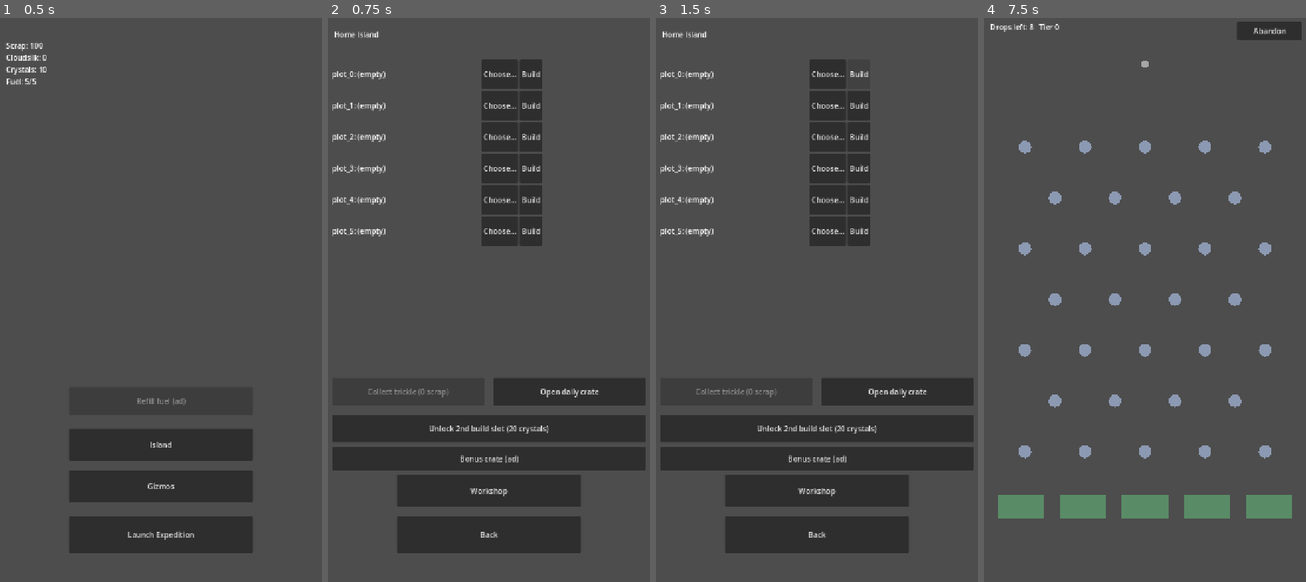
Above: before the commit, frames 1-4 (left to right).
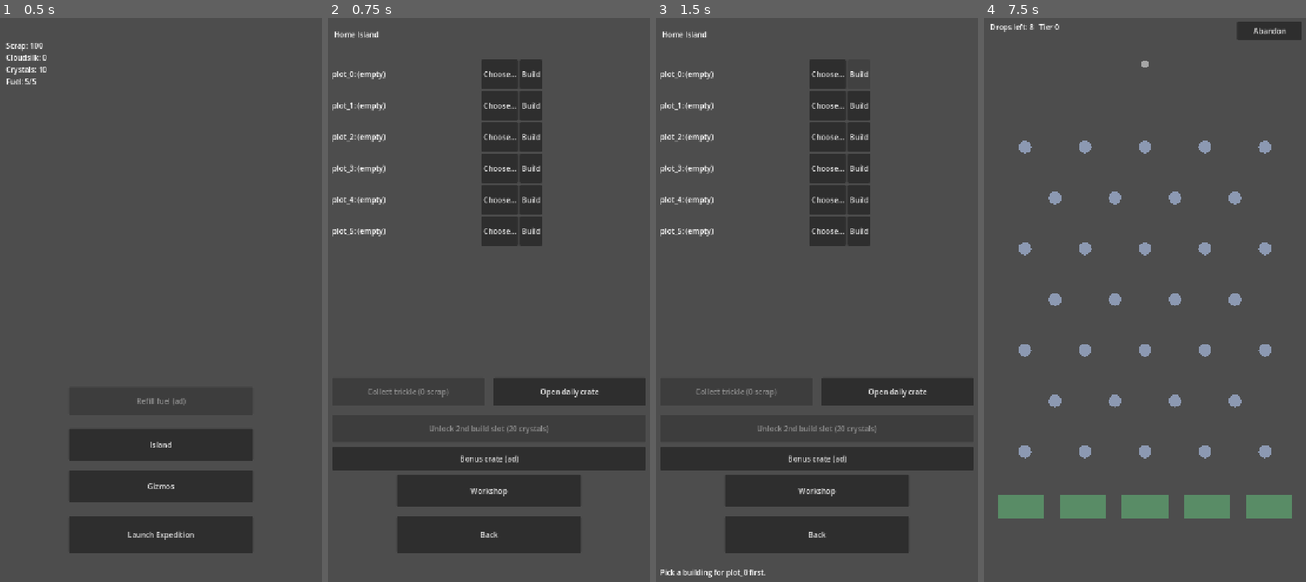
Above: after the commit, the same moments.

Repository: Graydyn/windfall-isle
Game: Godot game, scene res://game/main.tscn
Same seed, same stepped clock (60 frames per second), same inputs: the game is played once before the commit and once after it.
Inputs (mouse positions are in pixels of both pictures, inside the frame that each line leads up to):
- Up to frame 1 (0.5 s): no input
- Up to frame 2 (0.75 s): click "Island" at 0.5 s
- Up to frame 3 (1.5 s): click "Build" at 1.25 s
- Up to frame 4 (7.5 s): click "Build" at 2 s; click "Build" at 2.75 s; click "Build" at 3.5 s; click "Build" at 4.25 s; click "Build" at 5 s; click (1145, 429) at 5.75 s, where only the run before the commit has a clickable "Unlock 2nd build slot (20 cry…"; click "Back" at 6.5 s; click "Launch Expedition" at 7.25 s

Frame 1 is identical in both runs. In frame 2, 0.2% of the frame differs, in the area x 31-69%, y 72-74%; in frame 3, 0.4%, in the area x 1-69%, y 72-100%; in frame 4, nothing differs.

Commit message:
feat: island screen polish with signature-gated refresh and build feedback
Co-Authored-By: Claude Fable 5 <noreply@anthropic.com>

Diff:
--- a/game/base/island_model.gd
+++ b/game/base/island_model.gd
@@ -49,15 +49,23 @@
 	return rows[current]
 
 
-static func can_start_build(island: Dictionary, defs: Dictionary, economy: Node, timers: Node, plot: String, building_id: String, now: int) -> bool:
+static func build_rejection(island: Dictionary, defs: Dictionary, economy: Node, timers: Node, plot: String, building_id: String, now: int) -> String:
+	# "" means buildable; anything else is a short player-facing reason
+	# (Plan 5 polish: a rejected Build tap must say why).
 	if timers.active_timers().has("build_" + plot):
-		return false
+		return "This plot is already under construction."
 	if active_constructions(timers, now) >= int(island.get("build_slots", 1)):
-		return false
+		return "All build slots are busy."
 	var row := _next_level_row(defs, island, plot, building_id)
 	if row.is_empty():
-		return false
-	return economy.can_afford(row.get("cost", {}))
+		return "%s cannot be built here." % building_id
+	if not economy.can_afford(row.get("cost", {})):
+		return "Not enough resources."
+	return ""
+
+
+static func can_start_build(island: Dictionary, defs: Dictionary, economy: Node, timers: Node, plot: String, building_id: String, now: int) -> bool:
+	return build_rejection(island, defs, economy, timers, plot, building_id, now) == ""
 
 
 static func start_build(island: Dictionary, defs: Dictionary, economy: Node, timers: Node, plot: String, building_id: String, now: int) -> bool:
--- a/game/base/island_screen.gd
+++ b/game/base/island_screen.gd
@@ -1,10 +1,17 @@
 extends Control
-## The home island (spec 4.1): plots, timed construction, upgrades. Dumb UI:
-## every rule lives in IslandModel; this screen renders state and forwards
-## taps. T9 adds the retention controls (gardens trickle, daily crate,
-## second build slot) to this same screen.
+## The home island (spec 4.1): plots, timed construction, upgrades, and the
+## retention controls (trickle, crates, build slot, rewarded-ad accelerators).
+## Dumb UI: every rule lives in IslandModel; this screen renders state and
+## forwards taps.
+##
+## Refresh discipline: RefreshTimer ticks call _refresh_tick, which rebuilds
+## the row tree ONLY when the structural signature changes (a timer starting,
+## finishing, or disappearing); otherwise labels update in place so a button
+## mid-tap is never freed under the player's finger.
 
 var _selection: Dictionary = {}
+var _last_signature := ""
+var _plot_labels: Dictionary = {}
 
 @onready var rows: VBoxContainer = $Rows
 
@@ -12,7 +19,7 @@
 func _ready() -> void:
 	$WorkshopButton.pressed.connect(_on_workshop_pressed)
 	$BackButton.pressed.connect(_on_back_pressed)
-	$RefreshTimer.timeout.connect(_rebuild)
+	$RefreshTimer.timeout.connect(_refresh_tick)
 	$GardensButton.pressed.connect(_on_gardens_pressed)
 	$CrateButton.pressed.connect(_on_crate_pressed)
 	$SlotButton.pressed.connect(_on_slot_pressed)
@@ -36,10 +43,40 @@
 	return ids
 
 
+func _signature(now: int) -> String:
+	var parts := PackedStringArray()
+	for plot in _plot_ids():
+		var timer_id := "build_" + plot
+		if TimerService.active_timers().has(timer_id):
+			parts.append("d" if TimerService.is_done(timer_id, now) else "r")
+		else:
+			parts.append("i")
+	return ",".join(parts)
+
+
+func _refresh_tick() -> void:
+	var now := TimeUtil.now()
+	if _signature(now) != _last_signature:
+		_rebuild()
+		return
+	_refresh_labels(now)
+
+
+func _refresh_labels(now: int) -> void:
+	var island: Dictionary = GameState.data["island"]
+	for plot in _plot_labels:
+		var label: Label = _plot_labels[plot]
+		if is_instance_valid(label):
+			label.text = _row_text(String(plot), island, now)
+	_refresh_static_controls(now)
+
+
 func _rebuild() -> void:
 	for child in rows.get_children():
 		child.queue_free()
-	var now := TimeUtil.now()
+	_plot_labels.clear()
+	var now := TimeUtil.now()
+	_last_signature = _signature(now)
 	var island: Dictionary = GameState.data["island"]
 	for plot in _plot_ids():
 		var row := HBoxContainer.new()
@@ -48,6 +85,7 @@
 		label.custom_minimum_size = Vector2(320, 0)
 		label.text = _row_text(plot, island, now)
 		row.add_child(label)
+		_plot_labels[plot] = label
 		var timer_id := "build_" + plot
 		if TimerService.active_timers().has(timer_id):
 			if TimerService.is_done(timer_id, now):
@@ -70,14 +108,20 @@
 			build.pressed.connect(_on_build_pressed.bind(plot))
 			row.add_child(build)
 		rows.add_child(row)
+	_refresh_static_controls(now)
+
+
+func _refresh_static_controls(now: int) -> void:
 	var pending := TrickleModel.pending(GameState.data, DataDefs.buildings, now)
 	$GardensButton.text = "Collect trickle (%d scrap)" % pending
 	$GardensButton.disabled = pending <= 0
 	$CrateButton.disabled = not DailyCrate.can_claim(GameState.data, now)
 	$CrateButton.text = "Open daily crate" if not $CrateButton.disabled else "Crate opened today"
 	var slots_cfg: Dictionary = DataDefs.buildings.get("build_slots", {})
+	var slot_cost := int(slots_cfg.get("second_slot_crystal_cost", 20))
 	$SlotButton.visible = int(GameState.data["island"].get("build_slots", 1)) < int(slots_cfg.get("max", 2))
-	$SlotButton.text = "Unlock 2nd build slot (%d crystals)" % int(slots_cfg.get("second_slot_crystal_cost", 20))
+	$SlotButton.text = "Unlock 2nd build slot (%d crystals)" % slot_cost
+	$SlotButton.disabled = not Economy.can_afford({"crystals": slot_cost})
 	$BonusCrateButton.visible = Ads.service.is_available(AdService.Placement.BONUS_CRATE)
 	$BonusCrateButton.disabled = not AdLimits.can_use(GameState.data, "bonus_crate", _bonus_crate_limit(), now)
 
@@ -128,8 +172,15 @@
 	else:
 		building_id = String(_selection.get(plot, ""))
 	if building_id == "":
-		return
-	if IslandModel.start_build(island, DataDefs.buildings, Economy, TimerService, plot, building_id, TimeUtil.now()):
+		$StatusLabel.text = "Pick a building for %s first." % plot
+		return
+	var now := TimeUtil.now()
+	var reason := IslandModel.build_rejection(island, DataDefs.buildings, Economy, TimerService, plot, building_id, now)
+	if reason != "":
+		$StatusLabel.text = reason
+		return
+	if IslandModel.start_build(island, DataDefs.buildings, Economy, TimerService, plot, building_id, now):
+		$StatusLabel.text = ""
 		GameState.save_game()
 	_rebuild()
 
@@ -141,8 +192,9 @@
 		return
 	IslandModel.complete_build(GameState.data["island"], payload, GameState.data, now, DataDefs.buildings)
 	NotificationSvc.request_permission_once()
-	if String(payload.get("building", "")) == "wind_still":
-		IslandEffects.apply_fuel(GameState.data, DataDefs.economy, DataDefs.buildings)
+	# Idempotent re-application self-heals fuel cap/regen after ANY completion,
+	# not just the Wind Still: a mangled save heals at the next collect too.
+	IslandEffects.apply_fuel(GameState.data, DataDefs.economy, DataDefs.buildings)
 	GameState.save_game()
 	_rebuild()
 
--- a/game/base/island_screen.tscn
+++ b/game/base/island_screen.tscn
@@ -53,6 +53,12 @@
 offset_bottom = 980.0
 text = "Bonus crate (ad)"
 
+[node name="StatusLabel" type="Label" parent="."]
+offset_left = 20.0
+offset_top = 1190.0
+offset_right = 700.0
+offset_bottom = 1245.0
+
 [node name="WorkshopButton" type="Button" parent="."]
 offset_left = 160.0
 offset_top = 990.0
--- a/tests/test_island_model.gd
+++ b/tests/test_island_model.gd
@@ -98,3 +98,30 @@
 	state.data["currencies"]["scrap"] = 10
 	assert_false(IslandModel.start_build(island, defs, econ, timers, "plot_0", "workshop", 1000))
 	assert_eq(timers.active_timers().size(), 0)
+
+func test_build_rejection_empty_when_buildable() -> void:
+	assert_eq(IslandModel.build_rejection(island, defs, econ, timers, "plot_0", "workshop", 1000), "")
+
+func test_build_rejection_names_busy_slots() -> void:
+	IslandModel.start_build(island, defs, econ, timers, "plot_0", "workshop", 1000)
+	assert_string_contains(
+		IslandModel.build_rejection(island, defs, econ, timers, "plot_1", "gardens", 1000),
+		"slots are busy")
+
+func test_build_rejection_names_the_cost_shortfall() -> void:
+	state.data["currencies"]["scrap"] = 0
+	assert_string_contains(
+		IslandModel.build_rejection(island, defs, econ, timers, "plot_0", "workshop", 1000),
+		"Not enough")
+
+func test_build_rejection_rejects_an_occupied_timer_plot() -> void:
+	IslandModel.start_build(island, defs, econ, timers, "plot_0", "workshop", 1000)
+	assert_string_contains(
+		IslandModel.build_rejection(island, defs, econ, timers, "plot_0", "workshop", 1000),
+		"under construction")
+
+func test_build_rejection_rejects_an_impossible_target() -> void:
+	island["plots"]["plot_0"] = {"building": "workshop", "level": 3}
+	assert_string_contains(
+		IslandModel.build_rejection(island, defs, econ, timers, "plot_0", "workshop", 1000),
+		"cannot be built")
--- a/tests/test_island_screen.gd
+++ b/tests/test_island_screen.gd
@@ -113,3 +113,47 @@
 	screen._on_collect_pressed("plot_0")
 	assert_true(bool(GameState.data["notifications"]["permission_requested"]),
 		"spec 5: permission asked at the first construction completion, not at launch")
+
+func test_tick_without_state_change_keeps_row_nodes_alive() -> void:
+	var row_before: Node = screen.get_node("Rows").get_child(0)
+	screen._refresh_tick()
+	assert_true(is_instance_valid(row_before) and not row_before.is_queued_for_deletion(),
+		"per-second ticks must not free a button under the player's finger")
+
+func test_tick_rebuilds_when_a_timer_finishes() -> void:
+	screen._on_select_pressed("plot_0")
+	screen._on_build_pressed("plot_0")
+	screen._refresh_tick()
+	var running_signature: String = screen._last_signature
+	TimerService._state.data["timers"]["build_plot_0"]["ends_at"] = 0
+	screen._refresh_tick()
+	assert_ne(screen._last_signature, running_signature,
+		"done is structural: the Complete! button must appear")
+
+func test_slot_button_disabled_when_crystals_are_short() -> void:
+	GameState.data["currencies"]["crystals"] = 0
+	screen._rebuild()
+	assert_true(screen.get_node("SlotButton").disabled)
+
+func test_rejected_build_explains_itself() -> void:
+	GameState.data["currencies"]["scrap"] = 0
+	screen._on_select_pressed("plot_0")
+	screen._on_build_pressed("plot_0")
+	assert_string_contains(screen.get_node("StatusLabel").text, "Not enough")
+
+func test_successful_build_clears_the_status() -> void:
+	GameState.data["currencies"]["scrap"] = 0
+	screen._on_select_pressed("plot_0")
+	screen._on_build_pressed("plot_0")
+	GameState.data["currencies"]["scrap"] = 2000
+	screen._on_build_pressed("plot_0")
+	assert_eq(screen.get_node("StatusLabel").text, "")
+
+func test_any_completion_reapplies_fuel_effects() -> void:
+	GameState.data["fuel"]["cap"] = 99
+	GameState.data["island"]["plots"]["plot_0"] = {"building": "workshop", "level": 0}
+	TimerService.start("build_plot_0", "construction", 10, 1000, {"plot": "plot_0", "building": "workshop", "to_level": 1})
+	TimerService._state.data["timers"]["build_plot_0"]["ends_at"] = 0
+	screen._on_collect_pressed("plot_0")
+	assert_eq(int(GameState.data["fuel"]["cap"]), 5,
+		"apply_fuel is unconditional and idempotent; a mangled cap heals at any collect")
